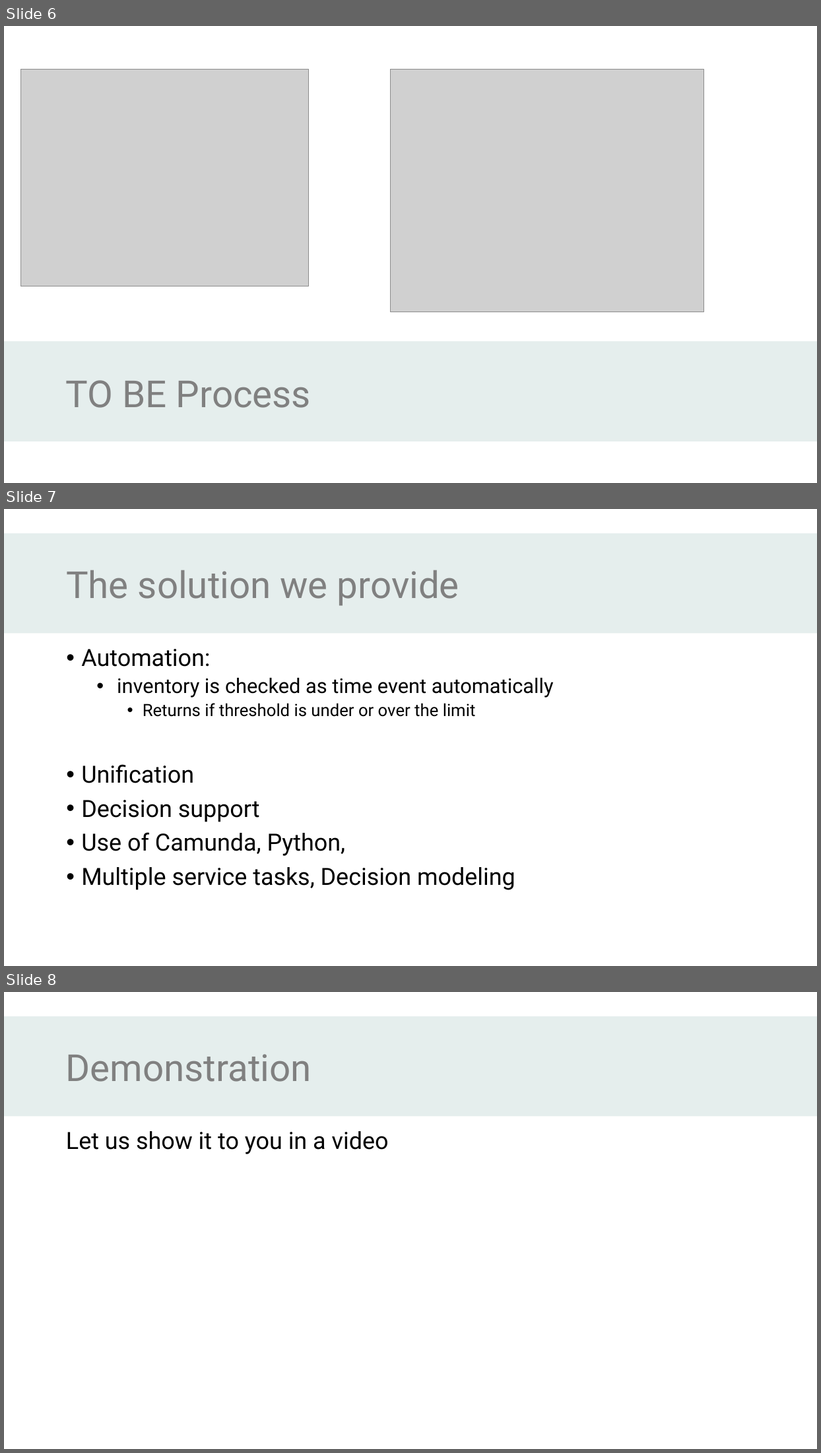
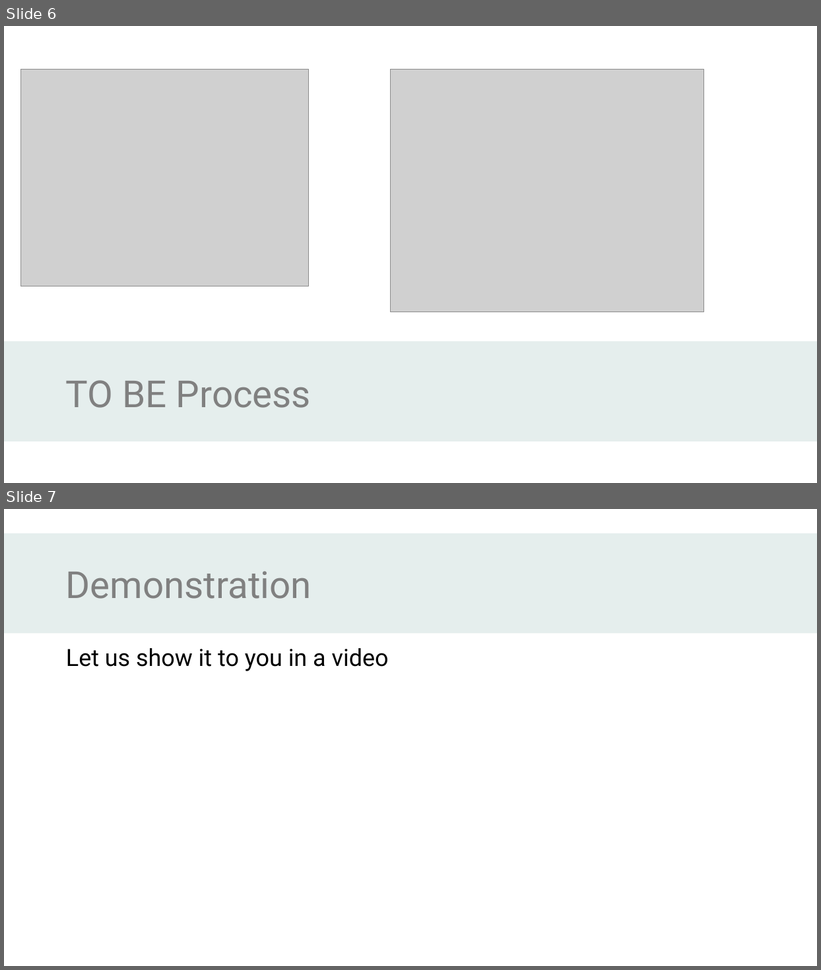
Before and after one commit to DigiBP/AS24TeamVector, a slide deck: presentation and documentation/Narcovet.pptx. Shown one above the other, each under a label of ours: slides 6, 7 and 8 before the commit, slides 6 and 7 after it. The pictures are 821x1453 and 821x970 pixels, drawn with LibreOffice and Linux fonts; fonts in the diff are those of the drawing; grey boxes stand for pictures; background and template pictures are left out. Boxes give left, top, right and bottom in pixels: in the first picture for what was removed or moved away, otherwise in the second. Text is boxed around its words. In the diff, an @@ line names an element or a change of style, - is before the commit and + after.

Commit message:
final version

```diff
--- a/presentation and documentation/Narcovet.pptx
+++ b/presentation and documentation/Narcovet.pptx
@@ slide 7 removed at (x1=4, y1=509, x2=817, y2=966), background #FFFFFF; not listed: 1 template element that a slide beside it also shows @@
@@ title removed at (x1=66, y1=570, x2=459, y2=606) @@
-The solution we provide
@@ text removed at (x1=81, y1=649, x2=554, y2=890) @@
-• Automation:
-  • inventory is checked as time event automatically
-    • Returns if threshold is under or over the limit
-• Unification
-• Decision support
-• Use of Camunda, Python,
-• Multiple service tasks, Decision modeling
@@ what was slide 8 is now slide 7 @@
```
